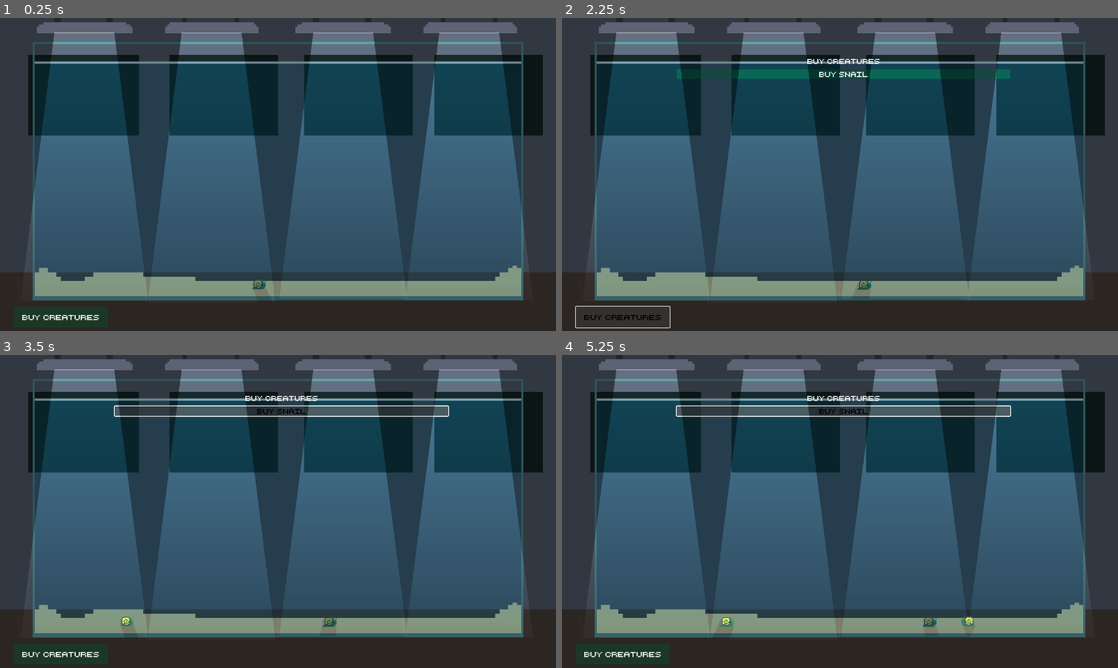
Above: before the commit, frames 1-4 (two rows, left to right).
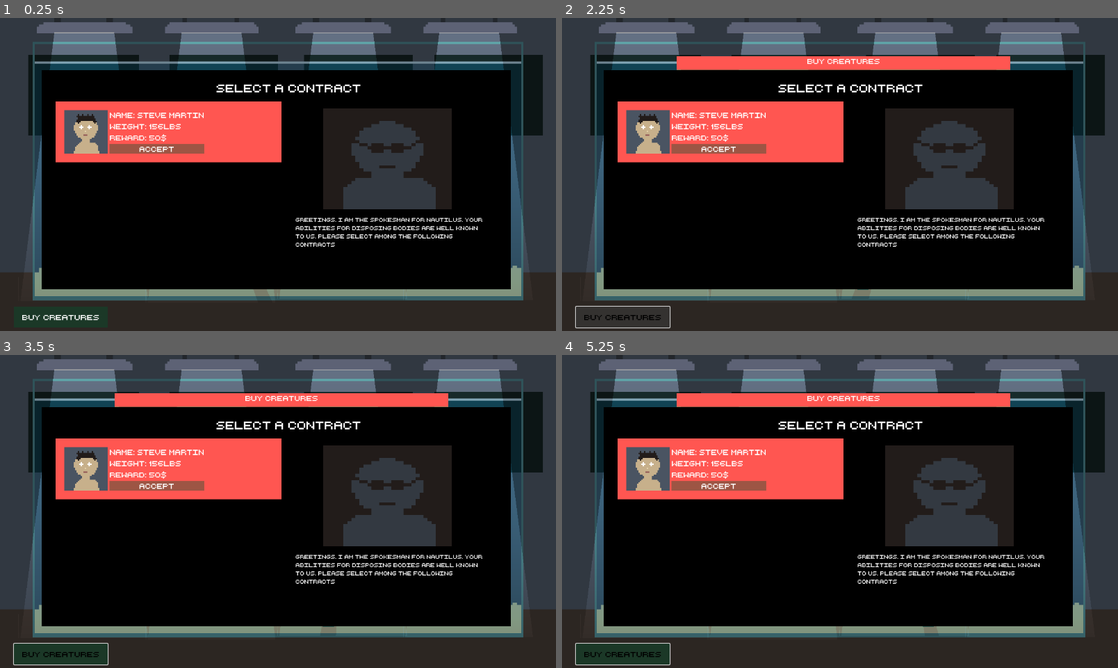
Above: after the commit, the same moments.

Repository: adrientremblay/ld56
Game: Godot game, scene res://scenes/game_screen.tscn
Same seed, same stepped clock (60 frames per second), same inputs: the game is played once before the commit and once after it.
Inputs (mouse positions are in pixels of both pictures, inside the frame that each line leads up to):
- Up to frame 1 (0.25 s): no input
- Up to frame 2 (2.25 s): click (717, 149) at 0.5 s, where only the run after the commit has a clickable "Accept"; click (717, 149) at 1.25 s, where only the run after the commit has a clickable "Accept"; click "Buy Creatures" at 2 s
- Up to frame 3 (3.5 s): click "buy snail" at 2.75 s
- Up to frame 4 (5.25 s): click "Buy Creatures" at 3.5 s; click "Buy Creatures" at 4.25 s; click "buy snail" at 5 s

The runs differ from the first frame. In frame 1, 58% of the frame differs, in the area x 7-92%, y 16-87%; in frame 2, 61%; in frame 3, 61%; in frame 4, 61%, in the area x 2-92%, y 12-100%.

Commit message:
Light mask stuff

Diff:
--- a/scenes/game_screen.tscn
+++ b/scenes/game_screen.tscn
@@ -78,88 +78,8 @@
 shadow_enabled = true
 texture = ExtResource("4_lrlsq")
 
-[node name="Panel" type="Panel" parent="."]
-visible = false
-offset_left = 96.0
-offset_top = 120.0
-offset_right = 1176.0
-offset_bottom = 624.0
-
-[node name="Title" type="Label" parent="Panel"]
-layout_mode = 0
-offset_left = 296.0
-offset_top = 24.0
-offset_right = 840.0
-offset_bottom = 64.0
-theme = ExtResource("4_gs2f0")
-theme_override_font_sizes/font_size = 25
-text = "Select a Contract"
-horizontal_alignment = 1
-
-[node name="TextureRect" type="TextureRect" parent="Panel"]
-layout_mode = 0
-offset_left = 648.0
-offset_top = 88.0
-offset_right = 944.0
-offset_bottom = 320.0
-texture = ExtResource("7_5muyo")
-
-[node name="Label" type="Label" parent="Panel"]
-layout_mode = 0
-offset_left = 584.0
-offset_top = 336.0
-offset_right = 1024.0
-offset_bottom = 448.0
-theme = ExtResource("4_gs2f0")
-theme_override_font_sizes/font_size = 12
-text = "Greetings. I am the spokesman for nautilus. Your abilities for disposing bodies are well known to us. Please select among the following contracts"
-autowrap_mode = 2
-
-[node name="VBoxContainer" type="VBoxContainer" parent="Panel"]
-layout_mode = 0
-offset_left = 32.0
-offset_top = 72.0
-offset_right = 552.0
-offset_bottom = 456.0
-
-[node name="PanelContainer" type="PanelContainer" parent="Panel/VBoxContainer"]
-layout_mode = 2
-
-[node name="MarginContainer" type="MarginContainer" parent="Panel/VBoxContainer/PanelContainer"]
-layout_mode = 2
-theme_override_constants/margin_left = 20
-theme_override_constants/margin_top = 20
-theme_override_constants/margin_right = 20
-theme_override_constants/margin_bottom = 20
-
-[node name="HBoxContainer" type="HBoxContainer" parent="Panel/VBoxContainer/PanelContainer/MarginContainer"]
-layout_mode = 2
-
-[node name="TextureRect" type="TextureRect" parent="Panel/VBoxContainer/PanelContainer/MarginContainer/HBoxContainer"]
-custom_minimum_size = Vector2(100, 100)
-layout_mode = 2
-texture = ExtResource("7_w30cl")
-
-[node name="VBoxContainer" type="VBoxContainer" parent="Panel/VBoxContainer/PanelContainer/MarginContainer/HBoxContainer"]
-layout_mode = 2
-
-[node name="Label" type="Label" parent="Panel/VBoxContainer/PanelContainer/MarginContainer/HBoxContainer/VBoxContainer"]
-layout_mode = 2
-text = "Name: Steve Martin"
-
-[node name="Label2" type="Label" parent="Panel/VBoxContainer/PanelContainer/MarginContainer/HBoxContainer/VBoxContainer"]
-layout_mode = 2
-text = "Weight: 156lbs"
-
-[node name="Label3" type="Label" parent="Panel/VBoxContainer/PanelContainer/MarginContainer/HBoxContainer/VBoxContainer"]
-layout_mode = 2
-text = "Reward: 50$"
-
-[node name="Button" type="Button" parent="Panel/VBoxContainer/PanelContainer/MarginContainer/HBoxContainer/VBoxContainer"]
-layout_mode = 2
-text = "Accept"
-
 [node name="UI" type="Control" parent="."]
+light_mask = 0
 layout_mode = 3
 anchors_preset = 15
 anchor_right = 1.0
@@ -170,6 +90,7 @@
 metadata/_edit_use_anchors_ = true
 
 [node name="CreatureButton" type="Button" parent="UI"]
+light_mask = 0
 layout_mode = 0
 offset_left = 32.0
 offset_top = 664.0
@@ -183,6 +104,7 @@
 
 [node name="CreatureMenu" type="PanelContainer" parent="UI"]
 visible = false
+light_mask = 0
 layout_mode = 0
 offset_left = 264.0
 offset_top = 88.0
@@ -210,5 +132,100 @@
 theme = ExtResource("4_gs2f0")
 text = "buy snail"
 
+[node name="ContractMenu" type="Panel" parent="UI"]
+light_mask = 0
+offset_left = 96.0
+offset_top = 120.0
+offset_right = 1176.0
+offset_bottom = 624.0
+theme = ExtResource("4_gs2f0")
+
+[node name="Title" type="Label" parent="UI/ContractMenu"]
+light_mask = 0
+layout_mode = 0
+offset_left = 296.0
+offset_top = 24.0
+offset_right = 840.0
+offset_bottom = 64.0
+theme = ExtResource("4_gs2f0")
+theme_override_font_sizes/font_size = 25
+text = "Select a Contract"
+horizontal_alignment = 1
+
+[node name="TextureRect" type="TextureRect" parent="UI/ContractMenu"]
+light_mask = 0
+layout_mode = 0
+offset_left = 648.0
+offset_top = 88.0
+offset_right = 944.0
+offset_bottom = 320.0
+texture = ExtResource("7_5muyo")
+
+[node name="Label" type="Label" parent="UI/ContractMenu"]
+light_mask = 0
+layout_mode = 0
+offset_left = 584.0
+offset_top = 336.0
+offset_right = 1024.0
+offset_bottom = 448.0
+theme = ExtResource("4_gs2f0")
+theme_override_font_sizes/font_size = 12
+text = "Greetings. I am the spokesman for nautilus. Your abilities for disposing bodies are well known to us. Please select among the following contracts"
+autowrap_mode = 2
+
+[node name="VBoxContainer" type="VBoxContainer" parent="UI/ContractMenu"]
+light_mask = 0
+layout_mode = 0
+offset_left = 32.0
+offset_top = 72.0
+offset_right = 552.0
+offset_bottom = 456.0
+
+[node name="PanelContainer" type="PanelContainer" parent="UI/ContractMenu/VBoxContainer"]
+light_mask = 0
+layout_mode = 2
+
+[node name="MarginContainer" type="MarginContainer" parent="UI/ContractMenu/VBoxContainer/PanelContainer"]
+light_mask = 0
+layout_mode = 2
+theme_override_constants/margin_left = 20
+theme_override_constants/margin_top = 20
+theme_override_constants/margin_right = 20
+theme_override_constants/margin_bottom = 20
+
+[node name="HBoxContainer" type="HBoxContainer" parent="UI/ContractMenu/VBoxContainer/PanelContainer/MarginContainer"]
+light_mask = 0
+layout_mode = 2
+
+[node name="TextureRect" type="TextureRect" parent="UI/ContractMenu/VBoxContainer/PanelContainer/MarginContainer/HBoxContainer"]
+light_mask = 0
+custom_minimum_size = Vector2(100, 100)
+layout_mode = 2
+texture = ExtResource("7_w30cl")
+
+[node name="VBoxContainer" type="VBoxContainer" parent="UI/ContractMenu/VBoxContainer/PanelContainer/MarginContainer/HBoxContainer"]
+light_mask = 0
+layout_mode = 2
+
+[node name="Label" type="Label" parent="UI/ContractMenu/VBoxContainer/PanelContainer/MarginContainer/HBoxContainer/VBoxContainer"]
+light_mask = 0
+layout_mode = 2
+text = "Name: Steve Martin"
+
+[node name="Label2" type="Label" parent="UI/ContractMenu/VBoxContainer/PanelContainer/MarginContainer/HBoxContainer/VBoxContainer"]
+light_mask = 0
+layout_mode = 2
+text = "Weight: 156lbs"
+
+[node name="Label3" type="Label" parent="UI/ContractMenu/VBoxContainer/PanelContainer/MarginContainer/HBoxContainer/VBoxContainer"]
+light_mask = 0
+layout_mode = 2
+text = "Reward: 50$"
+
+[node name="Button" type="Button" parent="UI/ContractMenu/VBoxContainer/PanelContainer/MarginContainer/HBoxContainer/VBoxContainer"]
+light_mask = 0
+layout_mode = 2
+text = "Accept"
+
 [connection signal="pressed" from="UI/CreatureButton" to="UI" method="_on_creature_button_pressed"]
 [connection signal="pressed" from="UI/CreatureMenu/BoxContainer/BuySnail" to="." method="_on_buy_snail_pressed"]
--- a/ui_theme.tres
+++ b/ui_theme.tres
@@ -5,9 +5,11 @@
 [sub_resource type="StyleBoxFlat" id="StyleBoxFlat_fwgg8"]
 bg_color = Color(0, 0.333333, 0.184314, 0.384314)
 
-[sub_resource type="StyleBoxEmpty" id="StyleBoxEmpty_63r7p"]
+[sub_resource type="StyleBoxFlat" id="StyleBoxFlat_idw7a"]
+bg_color = Color(0, 0, 0, 1)
 
-[sub_resource type="StyleBoxTexture" id="StyleBoxTexture_fwgit"]
+[sub_resource type="StyleBoxFlat" id="StyleBoxFlat_likyw"]
+bg_color = Color(1, 0.337255, 0.317647, 1)
 
 [resource]
 default_font = ExtResource("2_jhybk")
@@ -34,5 +36,5 @@
 Button/styles/hover = null
 Button/styles/normal = SubResource("StyleBoxFlat_fwgg8")
 Button/styles/pressed = null
-Panel/styles/panel = SubResource("StyleBoxEmpty_63r7p")
-PanelContainer/styles/panel = SubResource("StyleBoxTexture_fwgit")
+Panel/styles/panel = SubResource("StyleBoxFlat_idw7a")
+PanelContainer/styles/panel = SubResource("StyleBoxFlat_likyw")
